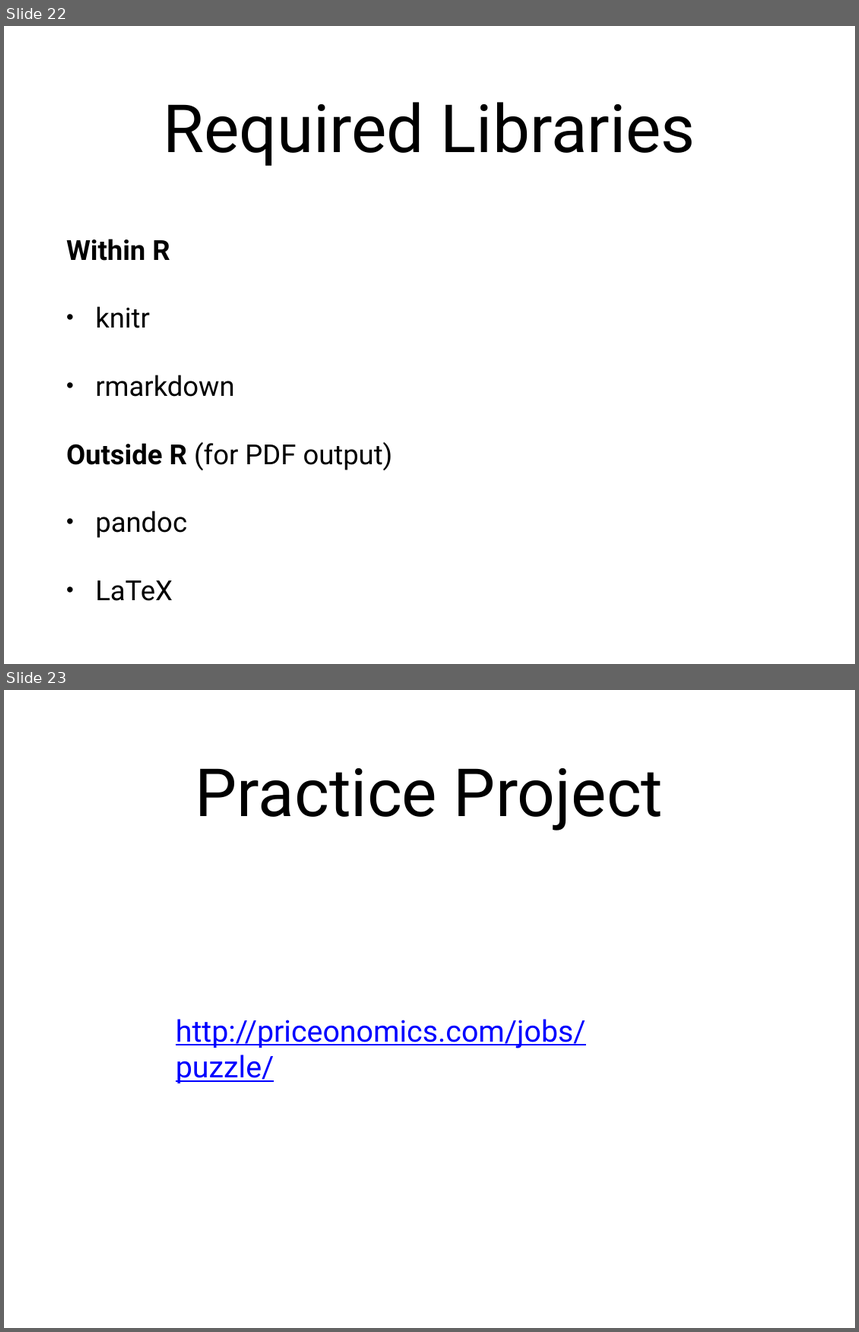
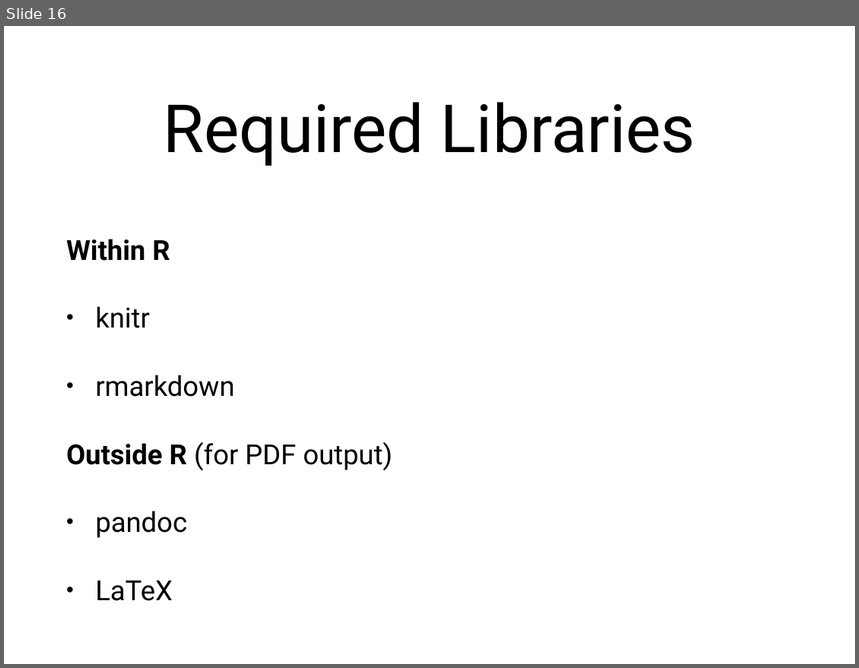
Before and after one commit to nvenkataraman1/RProgrammingWorkshop, a slide deck: sessions/w1/Week1.pptx. Shown one above the other, each under a label of ours: slides 22 and 23 before the commit, slide 16 after it. The pictures are 859x1332 and 859x668 pixels, drawn with LibreOffice and Linux fonts; fonts in the diff are those of the drawing. Boxes give left, top, right and bottom in pixels: in the first picture for what was removed or moved away, otherwise in the second. Text is boxed around its words. In the diff, an @@ line names an element or a change of style, - is before the commit and + after.

```diff
--- a/sessions/w1/Week1.pptx
+++ b/sessions/w1/Week1.pptx
@@ slide 23 removed at box(4, 690, 855, 1328), background #FFFFFF @@
@@ title removed at box(196, 768, 663, 831) @@
-Practice Project
@@ text removed at box(176, 1019, 586, 1084) @@
-http://priceonomics.com/jobs/puzzle/
@@ what was slide 22 is now slide 16 @@
```
Also in this commit, not shown: 10 slides changed, 2 slides added, 7 other slides removed, 1 other file.
